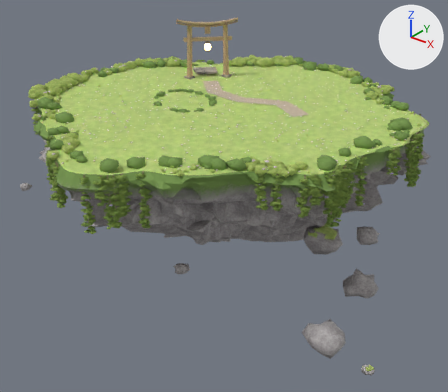
Renders of the Blender file island2a.blend from each side of a commit.
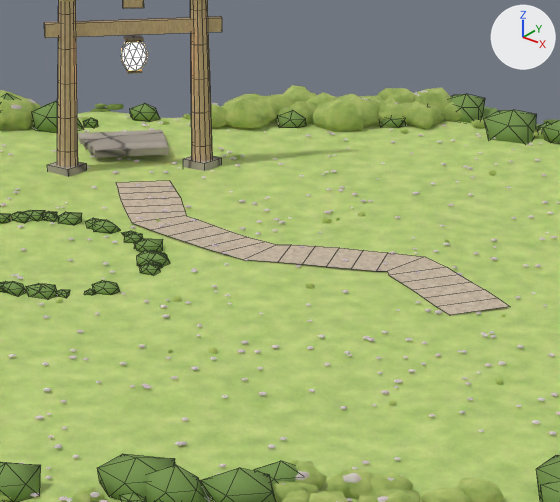
Each version is shown whole from a 50 mm camera at (27.7, -34.2, 14.1) aimed at (1.1, -1.0, -6.5), then close up on the part from 38% to 72% of the width and 8% to 43% of the height. The axes (+X, +Y, +Z) are drawn at upper right. The lights are the same throughout. The last two pictures show the newer version. The close-ups show mesh edges as thin lines.

Names of what the first close-up shows: 'Flowers', 'Island', 'Path', 'RimShrubs', 'ScatterRocks', 'Torii', 'ToriiGlass', 'ToriiSteps' and 4 more.
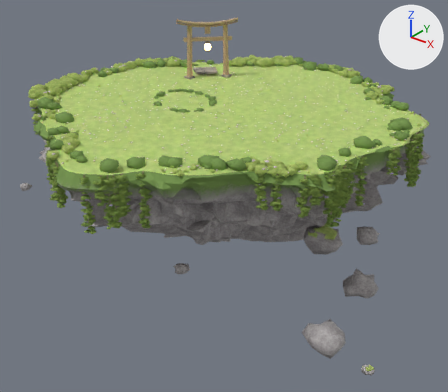
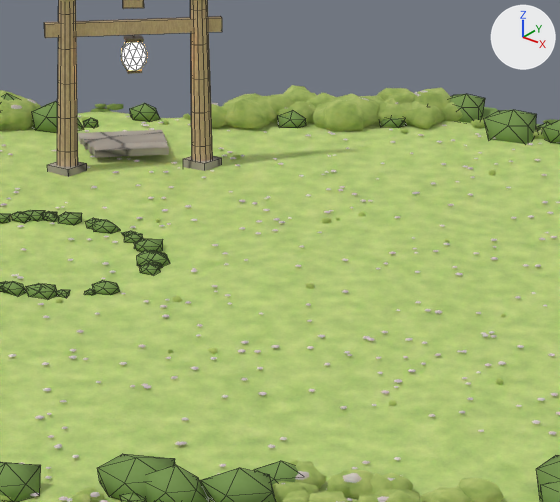
Boxes [x1, y1, x2, y2] around the edits, measured in the close-ups (560 x 502 px):
'Path', deleted (beige): before [116, 181, 510, 315]

The change, as a diff of the scene's bpy script:
```diff
--- a/island2a.blend.py
+++ b/island2a.blend.py
@@ ob_path @@
-ob_path = bpy.data.objects.new('Path', me_path)
-ob_path.location = (0.0, 0.0, 0.0)
```
